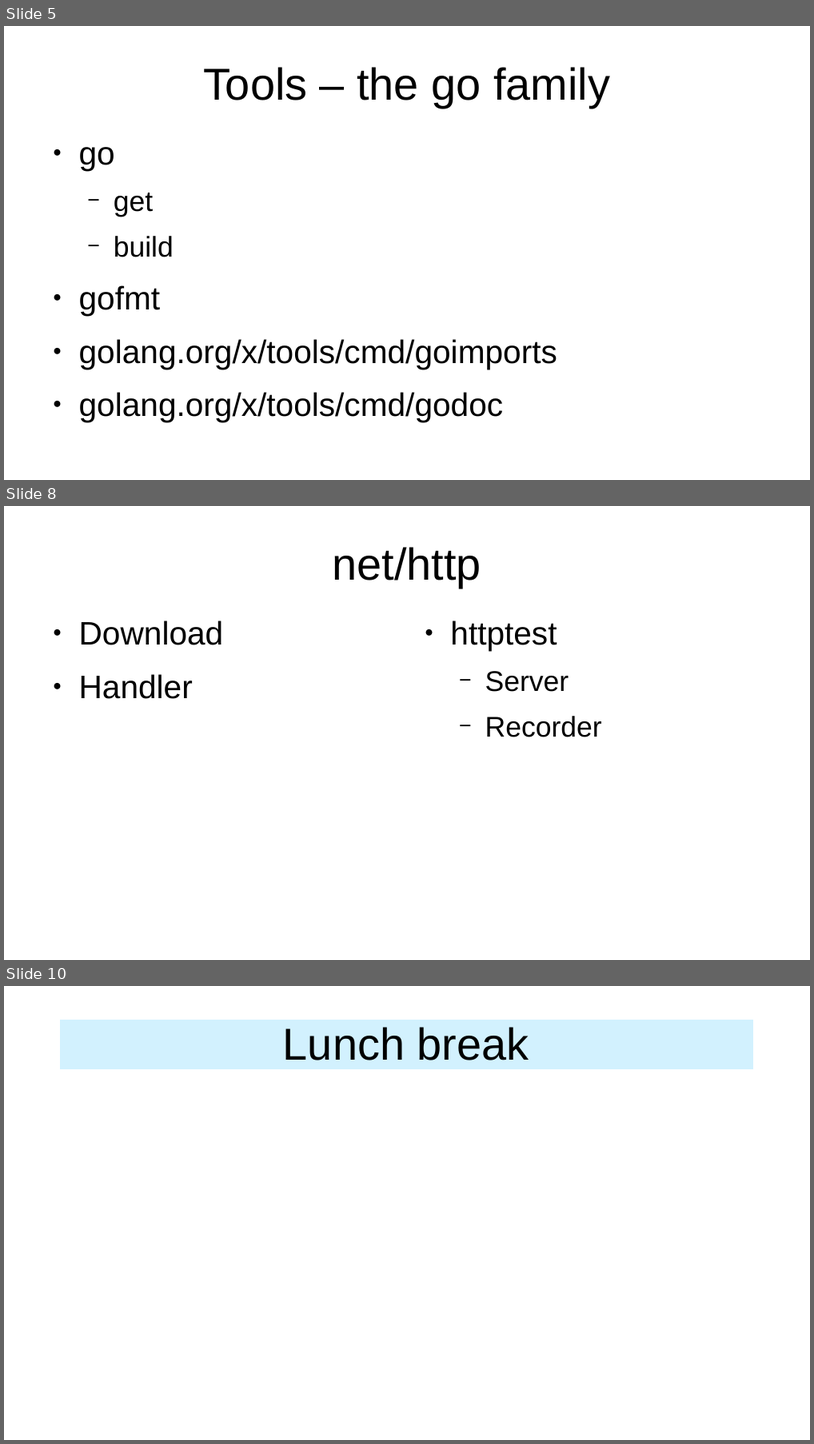
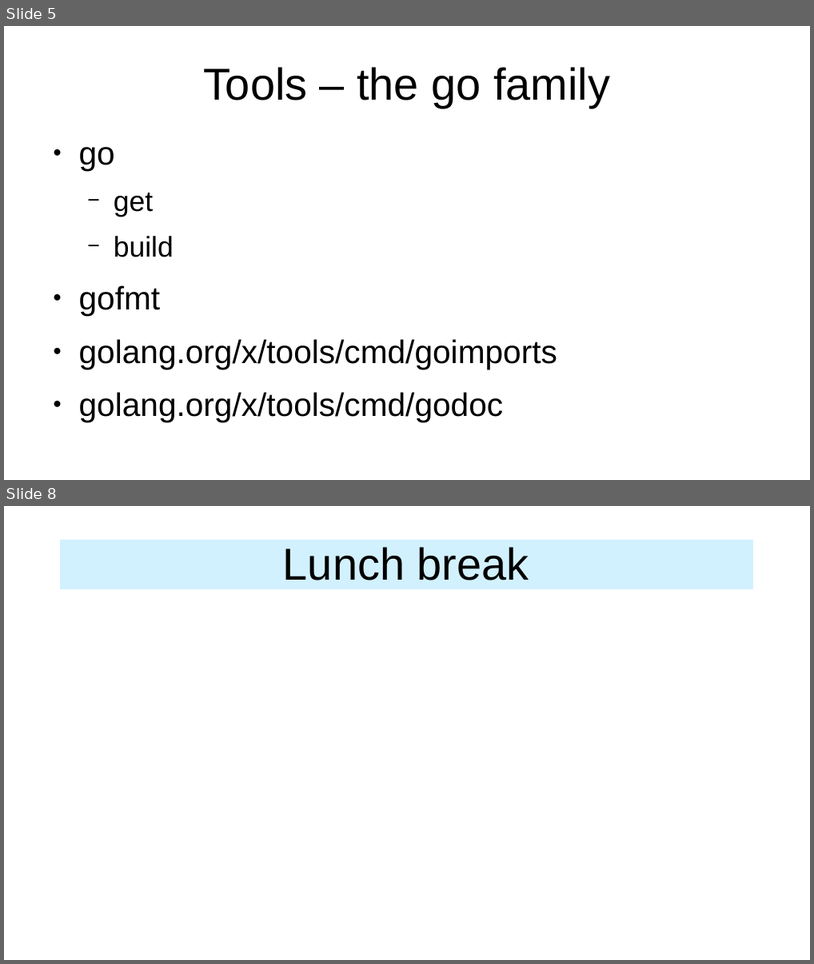
Before and after one commit to axis-go-course/spiderman, a slide deck: presentation.odp. Shown one above the other, each under a label of ours: slides 5, 8 and 10 before the commit, slides 5 and 8 after it; the slides between them are not shown. The pictures are 814x1444 and 814x964 pixels, drawn with LibreOffice and Linux fonts; fonts in the diff are those of the drawing. Boxes give left, top, right and bottom in pixels: in the first picture for what was removed or moved away, otherwise in the second. Text is boxed around its words. In the diff, an @@ line names an element or a change of style, - is before the commit and + after.

```diff
--- a/presentation.odp
+++ b/presentation.odp
@@ slide 8 removed at box(4, 506, 810, 960), background #FFFFFF @@
@@ title removed at box(333, 547, 482, 588) @@
-net/http
@@ text removed at box(79, 620, 224, 699) @@
-● Download
-● Handler
@@ text removed at box(450, 620, 602, 737) @@
-● httptest
-  − Server
-  − Recorder
@@ what was slide 10 is now slide 8 @@
```
Also in this commit, not shown: 4 slides changed, 1 other slide removed.
